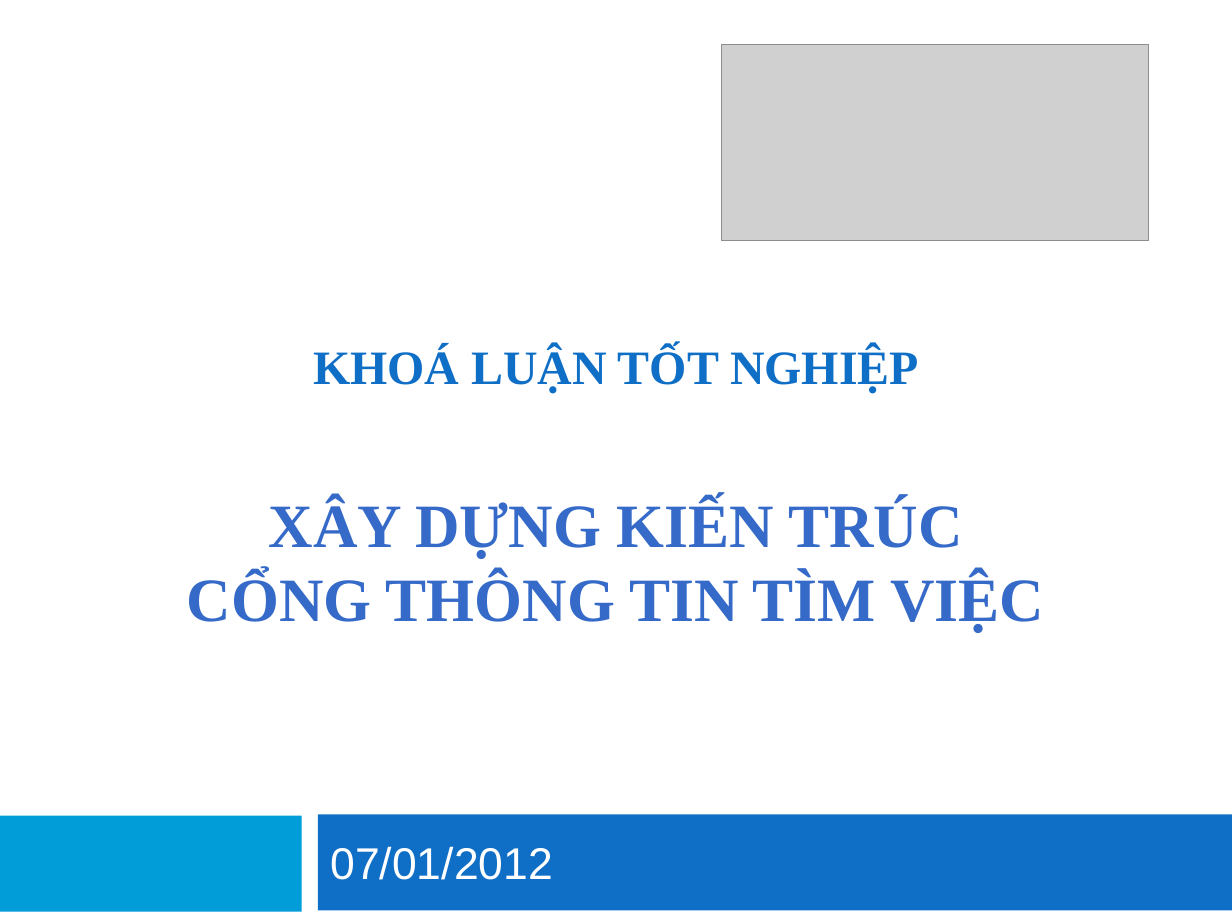
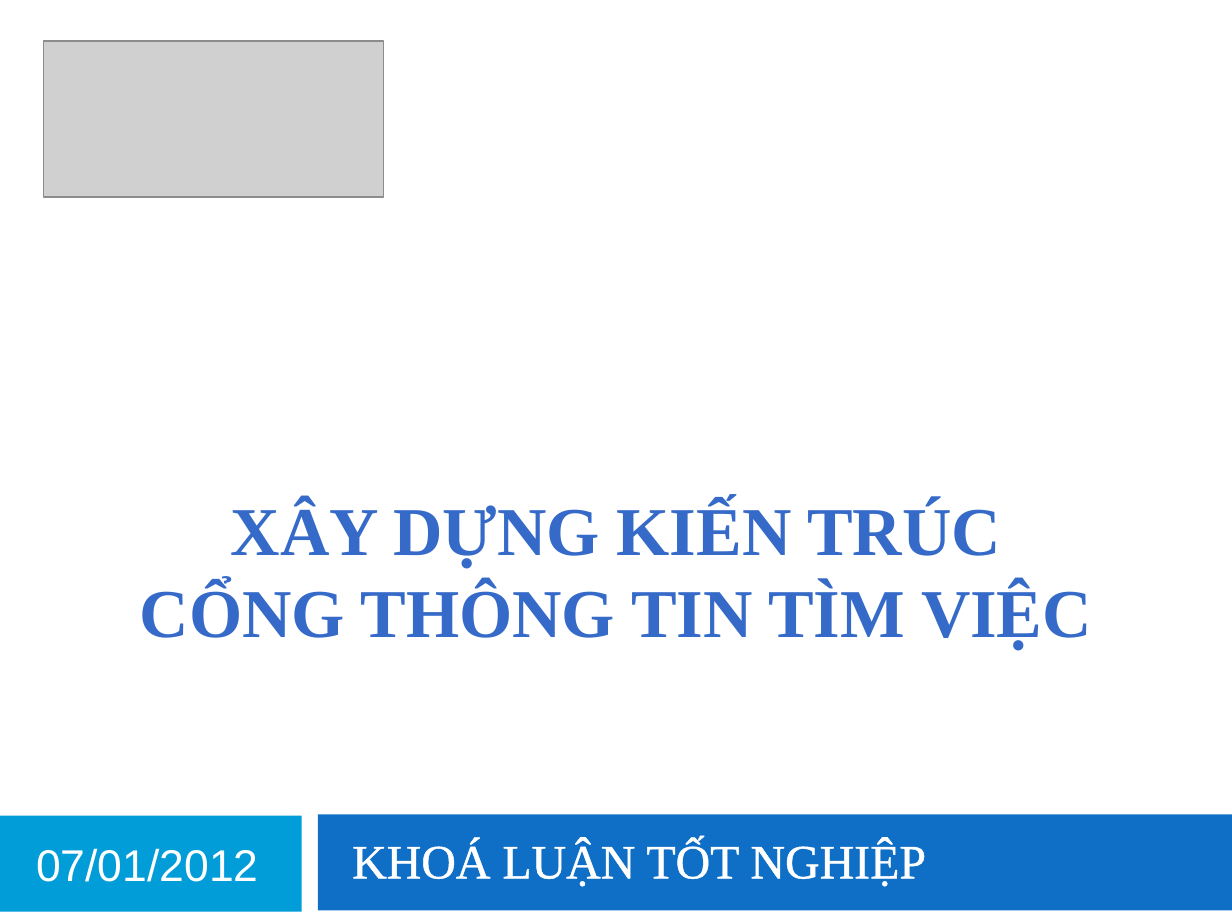
Before and after one commit to khanhduy94/jobzoom, a slide deck: slide 1 of Documents/JobZoom Presentation.pptx. Drawn at 1232x924 pixels with LibreOffice and Linux fonts; fonts in the diff are those of the drawing; grey boxes stand for pictures; background and template pictures are left out. Boxes give left, top, right and bottom in pixels: in the first picture for what was removed or moved away, otherwise in the second. Text is boxed around its words. In the diff, an @@ line names an element or a change of style, - is before the commit and + after.

```diff
--- a/Documents/JobZoom Presentation.pptx
+++ b/Documents/JobZoom Presentation.pptx
@@ picture: place and size @@
-picture at [722,44,1149,240]
+picture at [43,41,383,197]
@@ title "XÂY DỰNG KIẾN TRÚC CỔNG ...": place and size @@
-title "XÂY DỰNG KIẾN TRÚC CỔNG ..." at [187,498,1044,632]
+title "XÂY DỰNG KIẾN TRÚC CỔNG ..." at [140,502,1092,651]
@@ title "XÂY DỰNG KIẾN TRÚC CỔNG ..." at [140,502,1092,651]: size 36 to 40 pt @@
@@ subtitle "07/01/2012": place and size @@
-subtitle "07/01/2012" at [330,846,553,880]
+subtitle "07/01/2012" at [36,848,259,882]
@@ subtitle "07/01/2012" at [36,848,259,882]: alignment left to centre @@
@@ text "KHOÁ LUẬN TỐT NGHIỆP": place and size @@
-text "KHOÁ LUẬN TỐT NGHIỆP" at [313,347,919,394]
+text "KHOÁ LUẬN TỐT NGHIỆP" at [352,841,926,887]
@@ text "KHOÁ LUẬN TỐT NGHIỆP" at [352,841,926,887]: text colour #0F6FC6 to #FFFFFF, letter outline none to #FFFFFF 1.45 pt, bold off @@
```
Also in this commit, not shown: 6 other slides changed, 1 slide removed.
